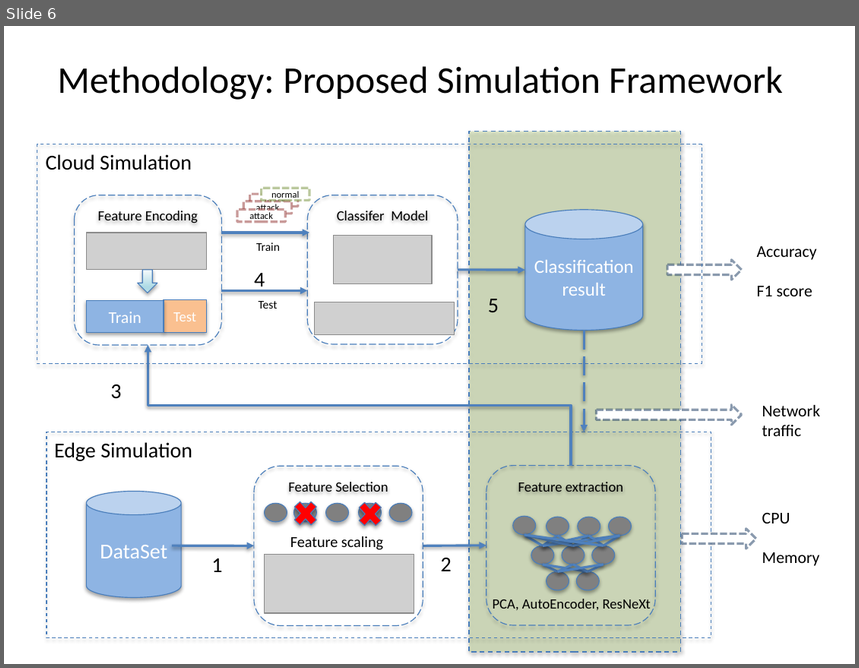
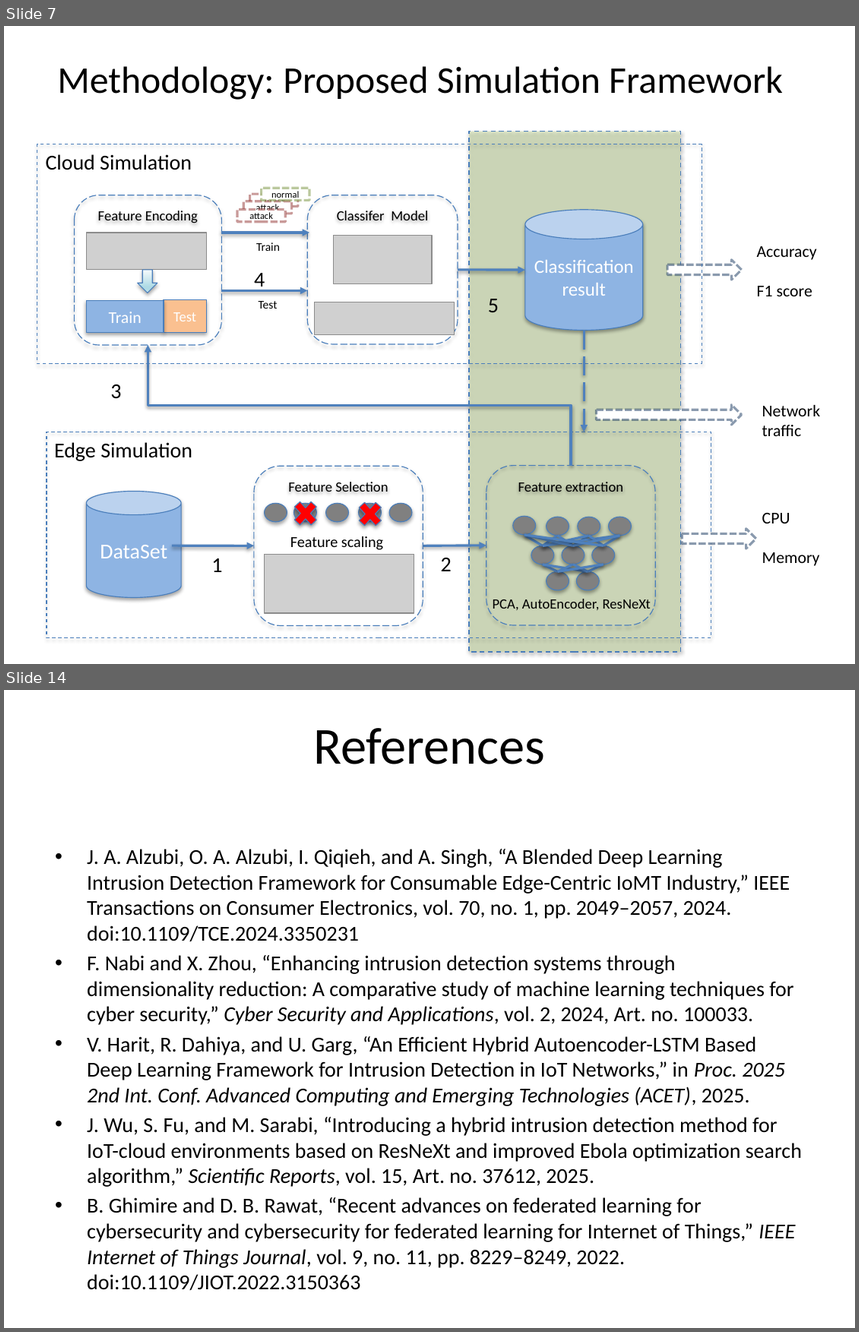
Before and after one commit to YMa10-ACS/Edge-IDS-Framework, a slide deck: Presentation/IoMT_IDS_Presentation.pptx. Shown one above the other, each under a label of ours: slide 6 before the commit, slides 7 and 14 after it; the slides between them are not shown. The pictures are 859x668 and 859x1332 pixels, drawn with LibreOffice and Linux fonts; fonts in the diff are those of the drawing; grey boxes stand for pictures. Boxes give left, top, right and bottom in pixels: in the first picture for what was removed or moved away, otherwise in the second. Text is boxed around its words. In the diff, an @@ line names an element or a change of style, - is before the commit and + after.

```diff
--- a/Presentation/IoMT_IDS_Presentation.pptx
+++ b/Presentation/IoMT_IDS_Presentation.pptx
@@ slide 14 added at [4, 690, 855, 1328], background #FFFFFF @@
@@ title added at [313, 728, 545, 764], 44 pt, text #000000 @@
+References
@@ text added at [87, 849, 802, 1268], 18 pt, text #000000 @@
+• J. A. Alzubi, O. A. Alzubi, I. Qiqieh, and A. Singh, “A Blended Deep Learning Intrusion Detection Framework for Consumable Edge-Centric IoMT Industry,” IEEE Transactions on Consumer Electronics, vol. 70, no. 1, pp. 2049–2057, 2024. doi:10.1109/TCE.2024.3350231
+• F. Nabi and X. Zhou, “Enhancing intrusion detection systems through dimensionality reduction: A comparative study of machine learning techniques for cyber security,” Cyber Security and Applications, vol. 2, 2024, Art. no. 100033.
+• V. Harit, R. Dahiya, and U. Garg, “An Efficient Hybrid Autoencoder-LSTM Based Deep Learning Framework for Intrusion Detection in IoT Networks,” in Proc. 2025 2nd Int. Conf. Advanced Computing and Emerging Technologies (ACET), 2025.
+• J. Wu, S. Fu, and M. Sarabi, “Introducing a hybrid intrusion detection method for IoT-cloud environments based on ResNeXt and improved Ebola optimization search algorithm,” Scientific Reports, vol. 15, Art. no. 37612, 2025.
+• B. Ghimire and D. B. Rawat, “Recent advances on federated learning for cybersecurity and cybersecurity for federated learning for Internet of Things,” IEEE Internet of Things Journal, vol. 9, no. 11, pp. 8229–8249, 2022. doi:10.1109/JIOT.2022.3150363
@@ what was slide 6 is now slide 7 @@
```
Also in this commit, not shown: 5 slides changed, 5 other slides added, 5 slides removed, 1 other file.
